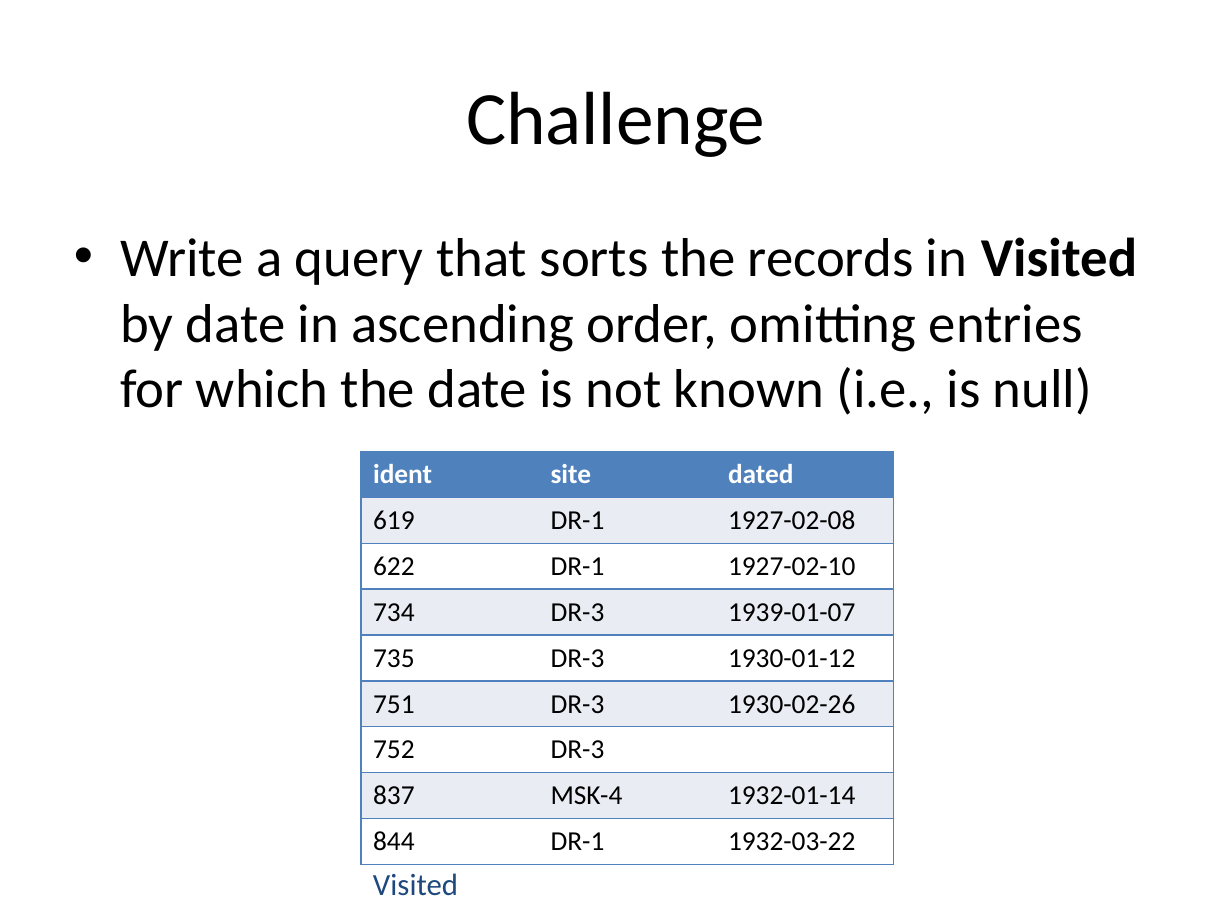
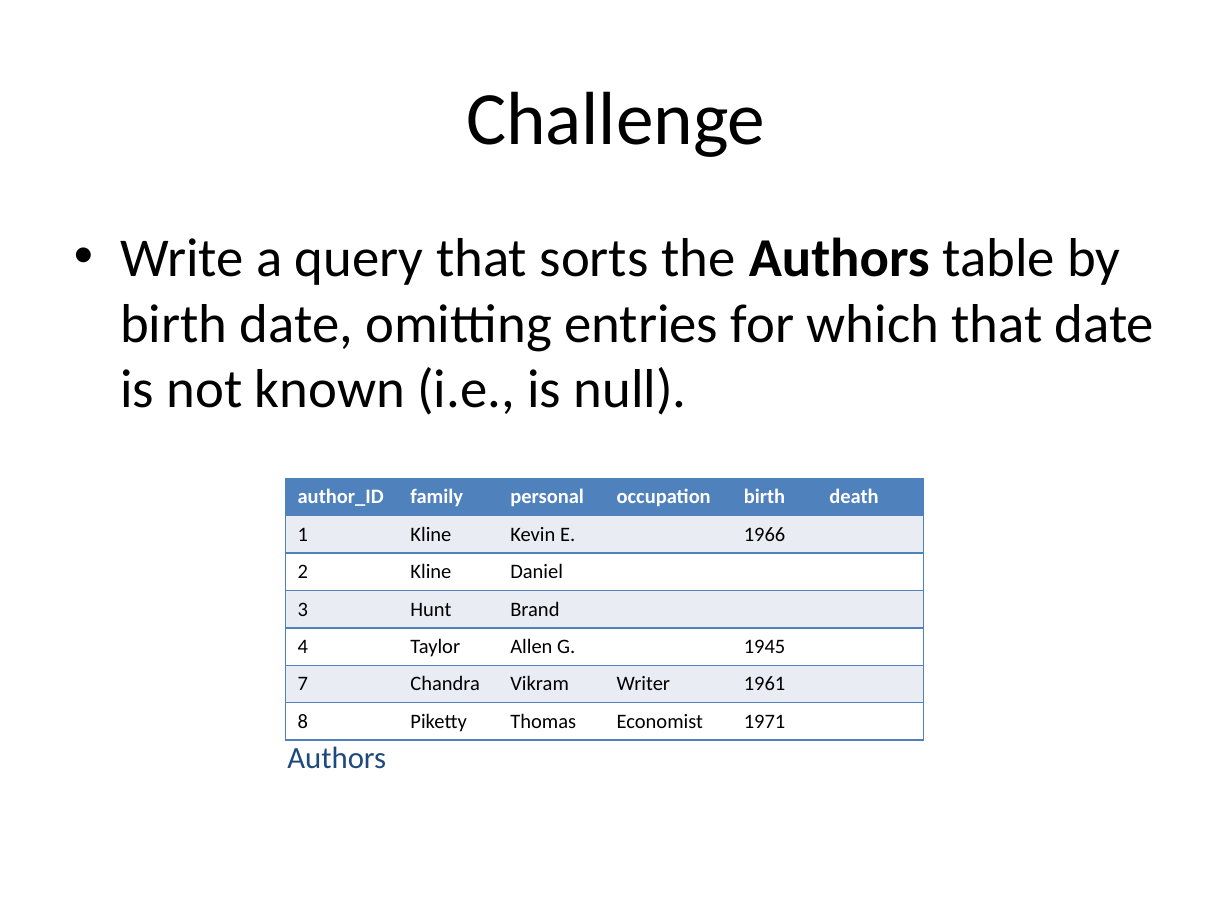
Before and after one commit to timtomch/swc-teaching-notes, a slide deck: slide 5 of SQL/sql-lib.pptx. Drawn at 1232x924 pixels with LibreOffice and Linux fonts; fonts in the diff are those of the drawing. Boxes give left, top, right and bottom in pixels: in the first picture for what was removed or moved away, otherwise in the second. Text is boxed around its words. In the diff, an @@ line names an element or a change of style, - is before the commit and + after.

```diff
--- a/SQL/sql-lib.pptx
+++ b/SQL/sql-lib.pptx
@@ text at box(120, 237, 1154, 415): text changed @@
-• Write a query that sorts the records in Visited by date in ascending order, omitting entries for which the date is not known (i.e., is null)
+• Write a query that sorts the Authors table by birth date, omitting entries for which that date is not known (i.e., is null).
@@ table added at box(286, 478, 923, 737), 7 rows, 6 columns @@
+author_ID | family | personal | occupation | birth | death
+1 | Kline | Kevin E. |  | 1966 | 
+2 | Kline | Daniel |  |  | 
+3 | Hunt | Brand |  |  | 
+4 | Taylor | Allen G. |  | 1945 | 
+7 | Chandra | Vikram | Writer | 1961 | 
+8 | Piketty | Thomas | Economist | 1971 | 
@@ table removed at box(361, 452, 893, 859), 9 rows, 3 columns @@
-ident | site | dated
-619 | DR-1 | 1927-02-08
-622 | DR-1 | 1927-02-10
-734 | DR-3 | 1939-01-07
-735 | DR-3 | 1930-01-12
-751 | DR-3 | 1930-02-26
-752 | DR-3 | 
-837 | MSK-4 | 1932-01-14
-844 | DR-1 | 1932-03-22
@@ text added at box(287, 746, 386, 769), 18 pt, text #1F497D @@
+Authors
@@ text removed at box(373, 873, 458, 896) @@
-Visited
```
Also in this commit, not shown: 1 other slide changed, 8 slides added, 6 slides removed, 1 other file.
